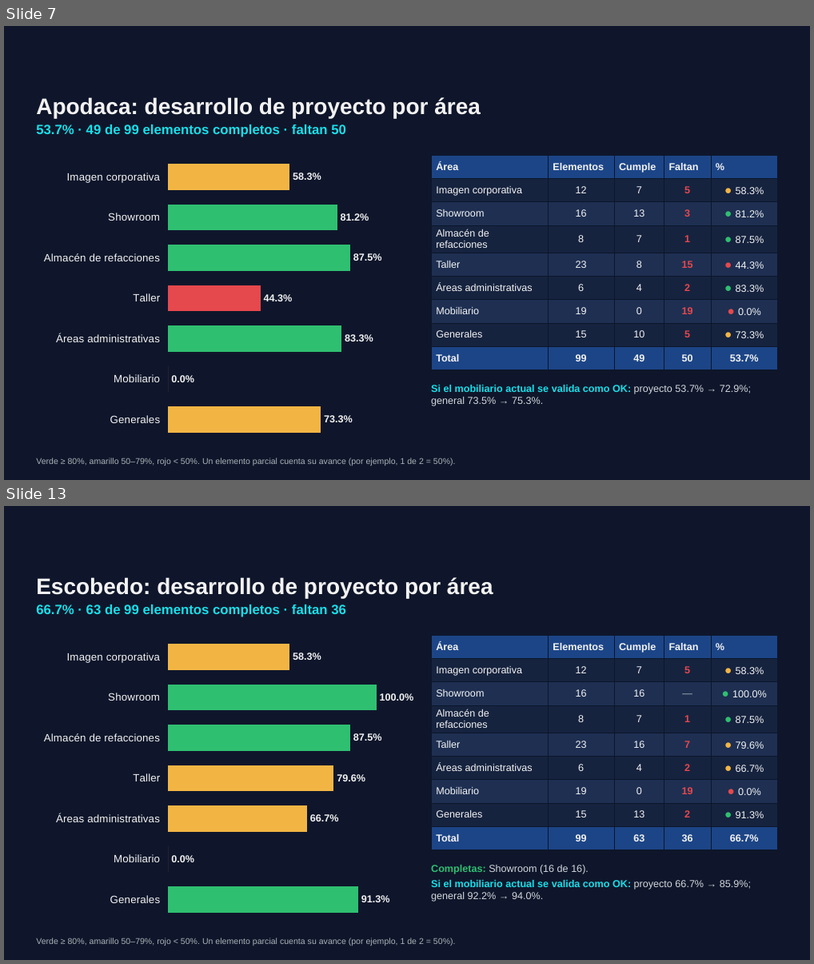
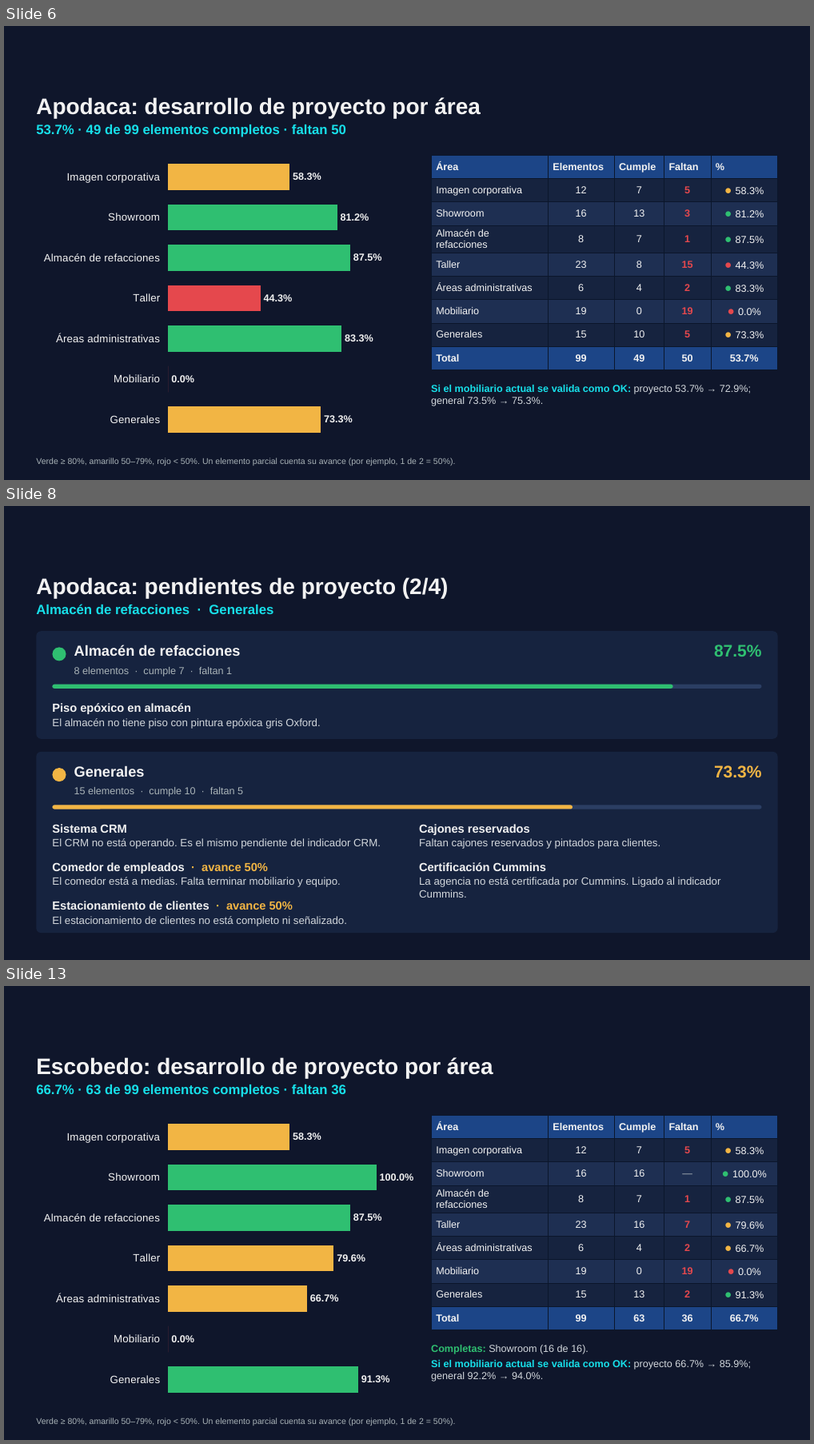
Before and after one commit to ReneDiz/Estatus-Distribuidores, a slide deck: presentacion/Grupo_Velcen_Estatus_nov2026.pptx. Shown one above the other, each under a label of ours: slides 7 and 13 before the commit, slides 6, 8 and 13 after it; the slides between them are not shown. The pictures are 814x964 and 814x1444 pixels, drawn with LibreOffice and Linux fonts; fonts in the diff are those of the drawing; background and template pictures are left out. Boxes give left, top, right and bottom in pixels: in the first picture for what was removed or moved away, otherwise in the second. Text is boxed around its words. In the diff, an @@ line names an element or a change of style, - is before the commit and + after.

```diff
--- a/presentacion/Grupo_Velcen_Estatus_nov2026.pptx
+++ b/presentacion/Grupo_Velcen_Estatus_nov2026.pptx
@@ slide 8 added at (4,506,810,960), background picture (left out); not listed: 1 template element that a slide beside it also shows @@
@@ text added at (36,577,449,598), 20 pt, text #F2F2F2, bold @@
+Apodaca: pendientes de proyecto (2/4)
@@ text added at (36,604,274,614), 12 pt, text #17DFE9, bold @@
+Almacén de refacciones · Generales
@@ rounded rectangle added at (36,631,778,738), fill #16233F @@
@@ ellipse added at (52,647,66,661), fill #2FBF71 @@
@@ text added at (74,644,241,656), 13 pt, text #F2F2F2, bold @@
+Almacén de refacciones
@@ text added at (714,644,762,656), 15 pt, text #2FBF71, bold @@
+87.5%
@@ text added at (74,667,232,676), 9 pt, text #A9B3B7 @@
+8 elementos · cumple 7 · faltan 1
@@ rounded rectangle added at (52,684,762,688), fill #2B3E63 @@
@@ rounded rectangle added at (52,684,674,688), fill #2FBF71 @@
@@ text added at (52,703,320,728), 9.5 pt, text #D1D6DB @@
+Piso epóxico en almacén
+El almacén no tiene piso con pintura epóxica gris Oxford.
@@ rounded rectangle added at (36,751,778,932), fill #16233F @@
@@ ellipse added at (52,768,66,782), fill #F2B544 @@
@@ text added at (74,765,145,776), 13 pt, text #F2F2F2, bold @@
+Generales
@@ text added at (714,765,762,778), 15 pt, text #F2B544, bold @@
+73.3%
@@ text added at (74,787,243,796), 9 pt, text #A9B3B7 @@
+15 elementos · cumple 10 · faltan 5
@@ rounded rectangle added at (52,805,762,809), fill #2B3E63 @@
@@ rounded rectangle added at (52,805,573,809), fill #F2B544 @@
@@ text added at (52,824,381,926), 9.5 pt, text #D1D6DB @@
+Sistema CRM
+El CRM no está operando. Es el mismo pendiente del indicador CRM.
+Comedor de empleados · avance 50%
+El comedor está a medias. Falta terminar mobiliario y equipo.
+Estacionamiento de clientes · avance 50%
+El estacionamiento de clientes no está completo ni señalizado.
@@ text added at (419,824,722,897), 9.5 pt, text #D1D6DB @@
+Cajones reservados
+Faltan cajones reservados y pintados para clientes.
+Certificación Cummins
+La agencia no está certificada por Cummins. Ligado al indicador Cummins.
@@ what was slide 7 is now slide 6 @@
```
Also in this commit, not shown: 9 slides changed, 6 other slides added, 4 slides removed, 3 other files.
